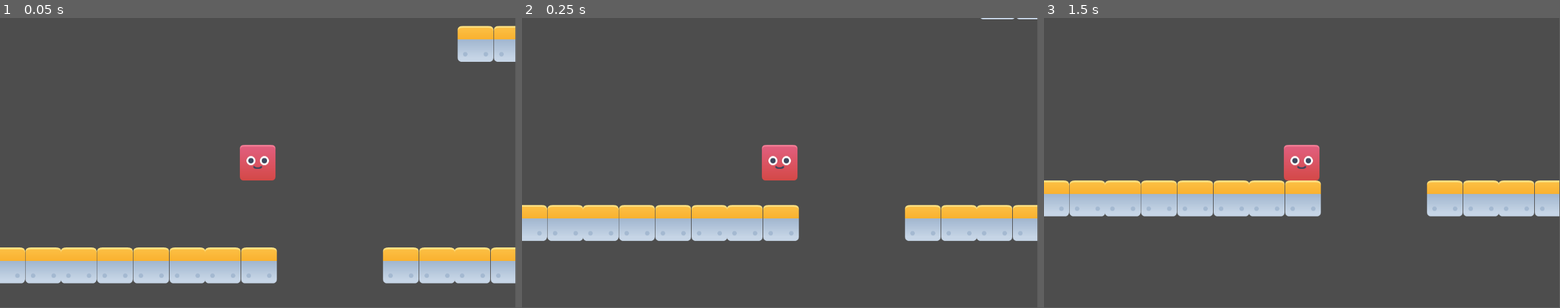
Above: before the commit, frames 1-3 (left to right).
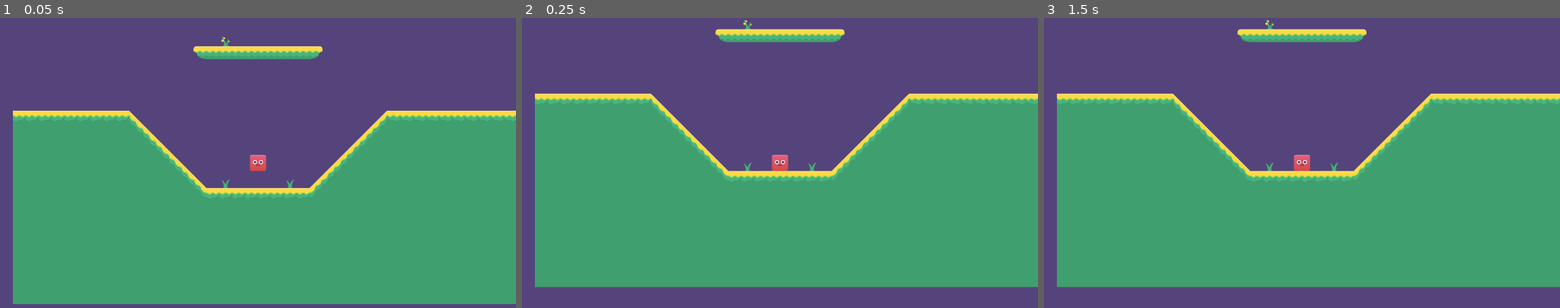
Above: after the commit, the same moments.

Repository: dangjase/kenney-jam-2025
Game: Godot game, scene res://Levels/level_1_big_vertical.tscn
Same seed, same stepped clock (60 frames per second), same inputs: the game is played once before the commit and once after it. Before the commit the project starts from res://Scenes/proto_level.tscn.
Inputs:
- Up to frame 1 (0.05 s): no input
- Up to frame 2 (0.25 s): no input
- Up to frame 3 (1.5 s): hold D (move_right) from 0.53 s (still down); tap Space (jump) at 0.77 s; tap Enter at 1.25 s
In our replay, the window is 799x449 before the commit and 800x450 after it. These sizes can differ from the game's own. Grey fills any space a smaller window leaves; there, only what the larger window draws over its background counts as a difference.

The runs differ from the first frame. In frame 1, 100% of the frame differs, in the area x 0-100%, y 0-100%; in frame 2, 100%; in frame 3, 100%.

Commit message:
start 3d stuff debug

Diff:
--- a/powerjump/Levels/level_1_big_vertical.tscn
+++ b/powerjump/Levels/level_1_big_vertical.tscn
@@ -1,8 +1,14 @@
-[gd_scene load_steps=6 format=4 uid="uid://dnd8h0mf3buwc"]
+[gd_scene load_steps=10 format=4 uid="uid://dnd8h0mf3buwc"]
 
 [ext_resource type="PackedScene" uid="uid://cenioqnrin3u0" path="res://Scenes/player.tscn" id="1_8yv6y"]
 [ext_resource type="Texture2D" uid="uid://bcmiw5q4xktbp" path="res://Assets/kenney_abstract-platformer/PNG/Backgrounds/set2_background.png" id="2_4n8kr"]
+[ext_resource type="Script" uid="uid://doamjjna5onj7" path="res://Levels/txrectmap.gd" id="2_g5i3w"]
 [ext_resource type="Texture2D" uid="uid://bhivrq23pi7in" path="res://Assets/kenney_abstract-platformer/Tilesheet/tilesheet_complete.png" id="3_lo75r"]
+[ext_resource type="PackedScene" uid="uid://c6f6cdhq0pmax" path="res://Assets/3D/tree-large.glb" id="4_7xydp"]
+[ext_resource type="PackedScene" uid="uid://dewicdj5vmpu1" path="res://Assets/3D/tree-pine-large.glb" id="5_g5i3w"]
+
+[sub_resource type="ViewportTexture" id="ViewportTexture_7xydp"]
+viewport_path = NodePath("Player/txrectmap/subvpmap")
 
 [sub_resource type="TileSetAtlasSource" id="TileSetAtlasSource_3ypgb"]
 texture = ExtResource("3_lo75r")
@@ -304,6 +310,36 @@
 
 [node name="Player" parent="." instance=ExtResource("1_8yv6y")]
 
+[node name="txrectmap" type="TextureRect" parent="Player"]
+anchors_preset = 8
+anchor_left = 0.5
+anchor_top = 0.5
+anchor_right = 0.5
+anchor_bottom = 0.5
+offset_left = -640.0
+offset_top = -360.0
+offset_right = 640.0
+offset_bottom = 360.0
+grow_horizontal = 2
+grow_vertical = 2
+texture = SubResource("ViewportTexture_7xydp")
+script = ExtResource("2_g5i3w")
+
+[node name="subvpmap" type="SubViewport" parent="Player/txrectmap"]
+transparent_bg = true
+size = Vector2i(1280, 720)
+
+[node name="Camera3D" type="Camera3D" parent="Player/txrectmap/subvpmap"]
+transform = Transform3D(1, 0, 0, 0, 1, 0, 0, 0, 1, 0, 4, 10)
+
+[node name="Stuff3D" type="Node3D" parent="Player/txrectmap/subvpmap"]
+
+[node name="tree-large2" parent="Player/txrectmap/subvpmap/Stuff3D" instance=ExtResource("4_7xydp")]
+transform = Transform3D(1, 0, 0, 0, 1, 0, 0, 0, 1, -10, 3.875, 0)
+
+[node name="tree-pine-large2" parent="Player/txrectmap/subvpmap/Stuff3D" instance=ExtResource("5_g5i3w")]
+transform = Transform3D(1, 0, 0, 0, 1, 0, 0, 0, 1, 12, 3.875, 0)
+
 [node name="LevelBackground" type="Sprite2D" parent="."]
 z_index = -4096
 position = Vector2(2.00001, 1.50001)
--- /dev/null
+++ b/powerjump/Levels/txrectmap.gd
@@ -0,0 +1,7 @@
+extends TextureRect
+
+@onready var player = get_node("../Player")
+
+func _process(delta):
+	global_position.x = 0
+	print(player)
--- /dev/null
+++ b/powerjump/Scenes/3d_scene.tscn
@@ -0,0 +1,3 @@
+[gd_scene format=3 uid="uid://26qwlbkck20t"]
+
+[node name="3DScene" type="Node3D"]
--- a/powerjump/Scenes/player.tscn
+++ b/powerjump/Scenes/player.tscn
@@ -37,3 +37,4 @@
 sprite_frames = SubResource("SpriteFrames_vgqql")
 
 [node name="Camera2D" type="Camera2D" parent="."]
+zoom = Vector2(0.5, 0.5)
--- a/powerjump/Scenes/proto_level.tscn
+++ b/powerjump/Scenes/proto_level.tscn
@@ -1,6 +1,6 @@
 [gd_scene load_steps=3 format=3 uid="uid://m8s76c6gpujt"]
 
-[ext_resource type="PackedScene" uid="uid://dsmoyb6imugbx" path="res://Scenes/Environment/test_block.tscn" id="1_p4yaa"]
+[ext_resource type="PackedScene" uid="uid://dnd8h0mf3buwc" path="res://Levels/level_1_big_vertical.tscn" id="2_5ugfd"]
 [ext_resource type="PackedScene" uid="uid://cenioqnrin3u0" path="res://Scenes/player.tscn" id="2_p4yaa"]
 
 [node name="ProtoLevel" type="Node2D"]
@@ -8,198 +8,8 @@
 [node name="Player" parent="." instance=ExtResource("2_p4yaa")]
 position = Vector2(-143, -235)
 
-[node name="test_block" parent="." instance=ExtResource("1_p4yaa")]
-position = Vector2(-140, 0)
-
-[node name="test_block" parent="test_block" instance=ExtResource("1_p4yaa")]
-position = Vector2(-81, 0)
-
-[node name="test_block2" parent="test_block" instance=ExtResource("1_p4yaa")]
-position = Vector2(-160, 0)
-
-[node name="test_block" parent="test_block/test_block2" instance=ExtResource("1_p4yaa")]
-position = Vector2(-81, 0)
-
-[node name="test_block3" parent="test_block" instance=ExtResource("1_p4yaa")]
-position = Vector2(-322, 0)
-
-[node name="test_block" parent="test_block/test_block3" instance=ExtResource("1_p4yaa")]
-position = Vector2(-81, 0)
-
-[node name="test_block2" parent="test_block/test_block3" instance=ExtResource("1_p4yaa")]
-position = Vector2(-160, 0)
-
-[node name="test_block" parent="test_block/test_block3/test_block2" instance=ExtResource("1_p4yaa")]
-position = Vector2(-81, 0)
-
-[node name="test_block4" parent="test_block" instance=ExtResource("1_p4yaa")]
-position = Vector2(-643, 0)
-
-[node name="test_block" parent="test_block/test_block4" instance=ExtResource("1_p4yaa")]
-position = Vector2(-81, 0)
-
-[node name="test_block2" parent="test_block/test_block4" instance=ExtResource("1_p4yaa")]
-position = Vector2(-160, 0)
-
-[node name="test_block" parent="test_block/test_block4/test_block2" instance=ExtResource("1_p4yaa")]
-position = Vector2(-81, 0)
-
-[node name="test_block3" parent="test_block/test_block4" instance=ExtResource("1_p4yaa")]
-position = Vector2(-322, 0)
-
-[node name="test_block" parent="test_block/test_block4/test_block3" instance=ExtResource("1_p4yaa")]
-position = Vector2(-81, 0)
-
-[node name="test_block2" parent="test_block/test_block4/test_block3" instance=ExtResource("1_p4yaa")]
-position = Vector2(-160, 0)
-
-[node name="test_block" parent="test_block/test_block4/test_block3/test_block2" instance=ExtResource("1_p4yaa")]
-position = Vector2(-81, 0)
-
-[node name="test_block5" parent="test_block" instance=ExtResource("1_p4yaa")]
-position = Vector2(1523, 0)
-
-[node name="test_block" parent="test_block/test_block5" instance=ExtResource("1_p4yaa")]
-position = Vector2(-81, 0)
-
-[node name="test_block2" parent="test_block/test_block5" instance=ExtResource("1_p4yaa")]
-position = Vector2(-160, 0)
-
-[node name="test_block" parent="test_block/test_block5/test_block2" instance=ExtResource("1_p4yaa")]
-position = Vector2(-81, 0)
-
-[node name="test_block3" parent="test_block/test_block5" instance=ExtResource("1_p4yaa")]
-position = Vector2(-322, 0)
-
-[node name="test_block" parent="test_block/test_block5/test_block3" instance=ExtResource("1_p4yaa")]
-position = Vector2(-81, 0)
-
-[node name="test_block2" parent="test_block/test_block5/test_block3" instance=ExtResource("1_p4yaa")]
-position = Vector2(-160, 0)
-
-[node name="test_block" parent="test_block/test_block5/test_block3/test_block2" instance=ExtResource("1_p4yaa")]
-position = Vector2(-81, 0)
-
-[node name="test_block4" parent="test_block/test_block5" instance=ExtResource("1_p4yaa")]
-position = Vector2(-643, 0)
-
-[node name="test_block" parent="test_block/test_block5/test_block4" instance=ExtResource("1_p4yaa")]
-position = Vector2(-81, 0)
-
-[node name="test_block2" parent="test_block/test_block5/test_block4" instance=ExtResource("1_p4yaa")]
-position = Vector2(-160, 0)
-
-[node name="test_block" parent="test_block/test_block5/test_block4/test_block2" instance=ExtResource("1_p4yaa")]
-position = Vector2(-81, 0)
-
-[node name="test_block3" parent="test_block/test_block5/test_block4" instance=ExtResource("1_p4yaa")]
-position = Vector2(-322, 0)
-
-[node name="test_block" parent="test_block/test_block5/test_block4/test_block3" instance=ExtResource("1_p4yaa")]
-position = Vector2(-81, 0)
-
-[node name="test_block2" parent="test_block/test_block5/test_block4/test_block3" instance=ExtResource("1_p4yaa")]
-position = Vector2(-160, 0)
-
-[node name="test_block" parent="test_block/test_block5/test_block4/test_block3/test_block2" instance=ExtResource("1_p4yaa")]
-position = Vector2(-81, 0)
-
-[node name="test_block5" parent="test_block/test_block5" instance=ExtResource("1_p4yaa")]
-position = Vector2(167, -496)
-
-[node name="test_block" parent="test_block/test_block5/test_block5" instance=ExtResource("1_p4yaa")]
-position = Vector2(-81, 0)
-
-[node name="test_block2" parent="test_block/test_block5/test_block5" instance=ExtResource("1_p4yaa")]
-position = Vector2(-160, 0)
-
-[node name="test_block" parent="test_block/test_block5/test_block5/test_block2" instance=ExtResource("1_p4yaa")]
-position = Vector2(-81, 0)
-
-[node name="test_block3" parent="test_block/test_block5/test_block5" instance=ExtResource("1_p4yaa")]
-position = Vector2(-322, 0)
-
-[node name="test_block" parent="test_block/test_block5/test_block5/test_block3" instance=ExtResource("1_p4yaa")]
-position = Vector2(-81, 0)
-
-[node name="test_block2" parent="test_block/test_block5/test_block5/test_block3" instance=ExtResource("1_p4yaa")]
-position = Vector2(-160, 0)
-
-[node name="test_block" parent="test_block/test_block5/test_block5/test_block3/test_block2" instance=ExtResource("1_p4yaa")]
-position = Vector2(-81, 0)
-
-[node name="test_block4" parent="test_block/test_block5/test_block5" instance=ExtResource("1_p4yaa")]
-position = Vector2(-643, 0)
-
-[node name="test_block" parent="test_block/test_block5/test_block5/test_block4" instance=ExtResource("1_p4yaa")]
-position = Vector2(-81, 0)
-
-[node name="test_block2" parent="test_block/test_block5/test_block5/test_block4" instance=ExtResource("1_p4yaa")]
-position = Vector2(-160, 0)
-
-[node name="test_block" parent="test_block/test_block5/test_block5/test_block4/test_block2" instance=ExtResource("1_p4yaa")]
-position = Vector2(-81, 0)
-
-[node name="test_block3" parent="test_block/test_block5/test_block5/test_block4" instance=ExtResource("1_p4yaa")]
-position = Vector2(-322, 0)
-
-[node name="test_block" parent="test_block/test_block5/test_block5/test_block4/test_block3" instance=ExtResource("1_p4yaa")]
-position = Vector2(-81, 0)
-
-[node name="test_block2" parent="test_block/test_block5/test_block5/test_block4/test_block3" instance=ExtResource("1_p4yaa")]
-position = Vector2(-160, 0)
-
-[node name="test_block" parent="test_block/test_block5/test_block5/test_block4/test_block3/test_block2" instance=ExtResource("1_p4yaa")]
-position = Vector2(-81, 0)
-
-[node name="test_block5" parent="test_block/test_block5/test_block5" instance=ExtResource("1_p4yaa")]
-position = Vector2(-784, 897)
-
-[node name="test_block" parent="test_block/test_block5/test_block5/test_block5" instance=ExtResource("1_p4yaa")]
-position = Vector2(-81, 0)
-
-[node name="test_block2" parent="test_block/test_block5/test_block5/test_block5" instance=ExtResource("1_p4yaa")]
-position = Vector2(-160, 0)
-
-[node name="test_block" parent="test_block/test_block5/test_block5/test_block5/test_block2" instance=ExtResource("1_p4yaa")]
-position = Vector2(-81, 0)
-
-[node name="test_block3" parent="test_block/test_block5/test_block5/test_block5" instance=ExtResource("1_p4yaa")]
-position = Vector2(-322, 0)
-
-[node name="test_block" parent="test_block/test_block5/test_block5/test_block5/test_block3" instance=ExtResource("1_p4yaa")]
-position = Vector2(-81, 0)
-
-[node name="test_block2" parent="test_block/test_block5/test_block5/test_block5/test_block3" instance=ExtResource("1_p4yaa")]
-position = Vector2(-160, 0)
-
-[node name="test_block" parent="test_block/test_block5/test_block5/test_block5/test_block3/test_block2" instance=ExtResource("1_p4yaa")]
-position = Vector2(-81, 0)
-
-[node name="test_block4" parent="test_block/test_block5/test_block5/test_block5" instance=ExtResource("1_p4yaa")]
-position = Vector2(-643, 0)
-
-[node name="test_block" parent="test_block/test_block5/test_block5/test_block5/test_block4" instance=ExtResource("1_p4yaa")]
-position = Vector2(-81, 0)
-
-[node name="test_block2" parent="test_block/test_block5/test_block5/test_block5/test_block4" instance=ExtResource("1_p4yaa")]
-position = Vector2(-160, 0)
-
-[node name="test_block" parent="test_block/test_block5/test_block5/test_block5/test_block4/test_block2" instance=ExtResource("1_p4yaa")]
-position = Vector2(-81, 0)
-
-[node name="test_block3" parent="test_block/test_block5/test_block5/test_block5/test_block4" instance=ExtResource("1_p4yaa")]
-position = Vector2(-322, 0)
-
-[node name="test_block" parent="test_block/test_block5/test_block5/test_block5/test_block4/test_block3" instance=ExtResource("1_p4yaa")]
-position = Vector2(-81, 0)
-
-[node name="test_block2" parent="test_block/test_block5/test_block5/test_block5/test_block4/test_block3" instance=ExtResource("1_p4yaa")]
-position = Vector2(-160, 0)
-
-[node name="test_block" parent="test_block/test_block5/test_block5/test_block5/test_block4/test_block3/test_block2" instance=ExtResource("1_p4yaa")]
-position = Vector2(-81, 0)
-
 [node name="Camera2D" type="Camera2D" parent="."]
 position = Vector2(1, -235)
 zoom = Vector2(0.4, 0.4)
+
+[node name="LevelVertical" parent="." instance=ExtResource("2_5ugfd")]
--- a/powerjump/project.godot
+++ b/powerjump/project.godot
@@ -11,9 +11,14 @@
 [application]
 
 config/name="New Game Project"
-run/main_scene="uid://m8s76c6gpujt"
+run/main_scene="uid://dnd8h0mf3buwc"
 config/features=PackedStringArray("4.4", "Forward Plus")
 config/icon="res://icon.svg"
+
+[display]
+
+window/size/viewport_width=1280
+window/size/viewport_height=720
 
 [input]
 
Not shown, added: powerjump/Levels/txrectmap.gd.uid
